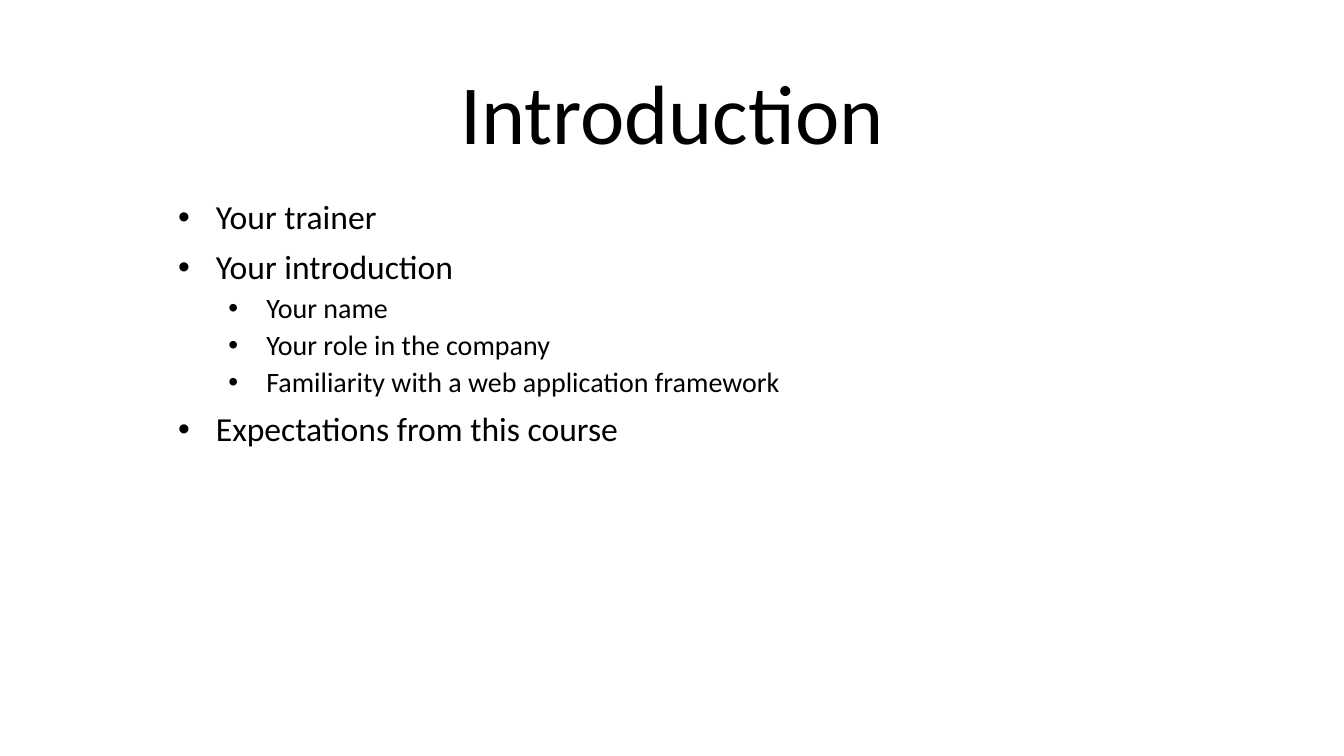
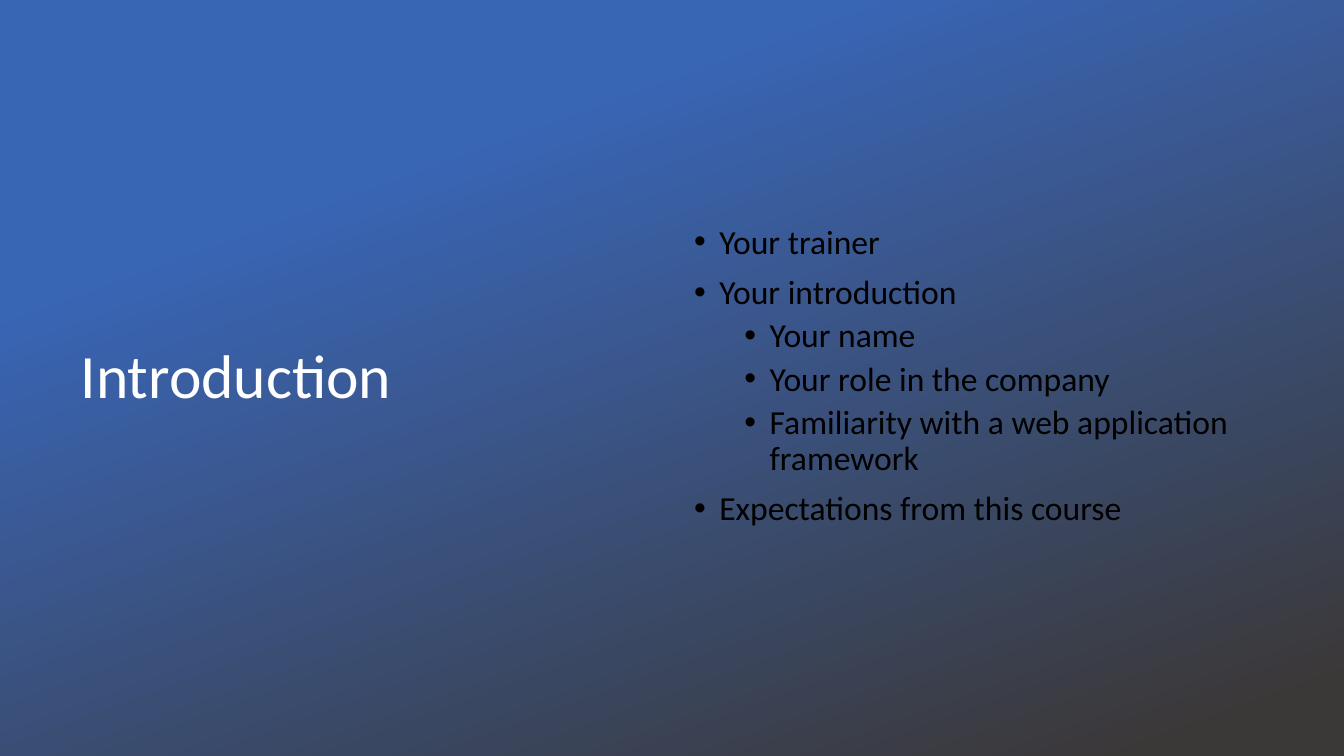
Before and after one commit to kontacthimanshu/angular-fundamentals, a slide deck: slide 1 of PPTs/00-Introduction.pptx. Drawn at 1344x756 pixels with LibreOffice and Linux fonts; fonts in the diff are those of the drawing; background and template pictures are left out. Boxes give left, top, right and bottom in pixels: in the first picture for what was removed or moved away, otherwise in the second. Text is boxed around its words. In the diff, an @@ line names an element or a change of style, - is before the commit and + after.

```diff
--- a/PPTs/00-Introduction.pptx
+++ b/PPTs/00-Introduction.pptx
@@ rectangle added at (x1=0, y1=0, x2=1344, y2=756), fill gradient #3965B5 to #3B3838 @@
@@ subtitle "Your trainer" moved from (x1=216, y1=206, x2=779, y2=447) to (x1=719, y1=231, x2=1228, y2=526) @@
@@ subtitle "Your trainer" at (x1=719, y1=231, x2=1228, y2=526): size 20 to 24 pt in "Your name", "Your role in the company", "Familiarity with a web application framework"; indent changed; vertical alignment top to middle @@
@@ title "Introduction" moved from (x1=460, y1=85, x2=884, y2=145) to (x1=81, y1=355, x2=392, y2=399) @@
@@ title "Introduction" at (x1=81, y1=355, x2=392, y2=399): size 60 to 44 pt, text colour #000000 to #FFFFFF; alignment centre to left; vertical alignment bottom to middle @@
```
Also in this commit, not shown: 3 other slides changed, 15 other files.
